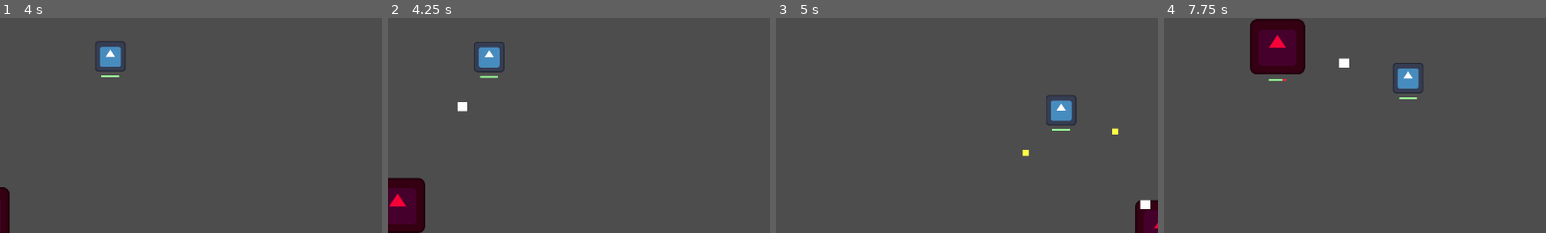
Above: before the commit, frames 1-4 (left to right).
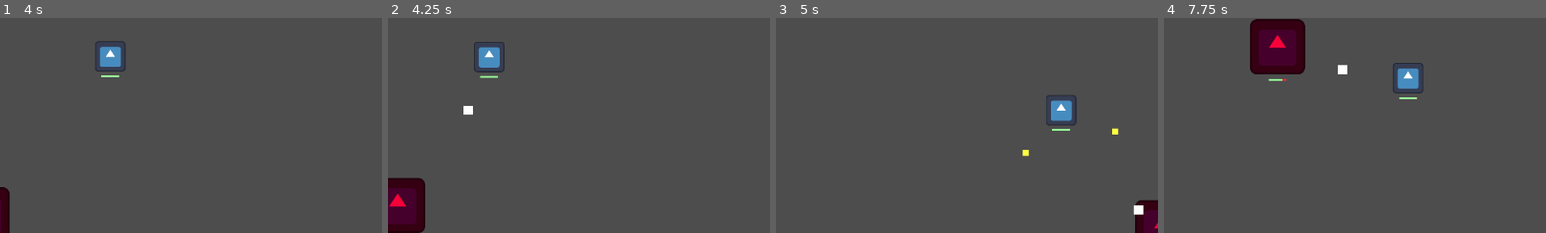
Above: after the commit, the same moments.

Repository: Vilkiy/Debt-Survivors
Game: Godot game, scene res://logic/game_handler/game_handler.tscn
Same seed, same stepped clock (60 frames per second), same inputs: the game is played once before the commit and once after it. The engine's default icon, where the game draws it, is replaced by a stand-in: a white triangle on a blue panel in a dark square.
Inputs (mouse positions are % of the whole screen's width and height, from its top left):
- Up to frame 1 (4 s): tap Enter at 0.5 s; move the mouse to (72, 45) at 0.52 s; hold D (move_right) 0.53-1.28 s; tap E (dash) every 0.75 s from 0.6 to 3.6 s; move the mouse to (30, 55) at 1.27 s; hold S (move_down) 1.28-2.03 s; move the mouse to (60, 28) at 2.02 s; hold D (move_right) 2.03-2.78 s; move the mouse to (45, 70) at 2.77 s; hold W (move_up) 2.78-3.53 s; move the mouse to (80, 65) at 3.52 s; hold A (move_left) from 3.53 s (still down)
- Up to frame 2 (4.25 s): keep holding A (move_left)
- Up to frame 3 (5 s): keep holding A (move_left); move the mouse to (20, 35) at 4.27 s; tap E (dash) at 4.35 s
- Up to frame 4 (7.75 s): move the mouse to (55, 50) at 5.02 s; release A (move_left) at 5.03 s; hold S (move_down) 5.03-5.78 s; tap E (dash) every 0.75 s from 5.1 to 7.35 s; move the mouse to (35, 25) at 5.77 s; hold D (move_right) 5.78-6.53 s; move the mouse to (72, 45) at 6.52 s; hold W (move_up) 6.53-7.28 s; move the mouse to (30, 55) at 7.27 s; hold D (move_right) from 7.28 s (still down)
The pictures show only the part of the screen within x 24-74%, y 34-84%; the shares and areas given below are measured in that part.

Frame 1 is identical in both runs. In frame 2, 0.2% of the frame differs, in the area x 18-23%, y 39-45%; in frame 3, 0.2%, in the area x 93-98%, y 84-92%; in frame 4, 0.2%.

Commit message:
Update projectile_shooter.gd

Diff:
--- a/logic/gameplay_elements/weapons/cooldown_weapons/projectile_shooter/projectile_shooter.gd
+++ b/logic/gameplay_elements/weapons/cooldown_weapons/projectile_shooter/projectile_shooter.gd
@@ -4,7 +4,7 @@
 const PROJECTILE :PackedScene = preload("uid://dxy5srsogv3fn")
 @onready var range_area: Area2D = $Range
 
-
+var spread_angle: float = 15.0  # degrees
 
 func _ready() -> void:
 	damage = 25.0
@@ -26,7 +26,7 @@
 		if e == null or not is_instance_valid(e):
 			continue
 		if e.dead:
-			return
+			continue
 
 
 		var d_sq := global_position.distance_squared_to(e.global_position)
@@ -39,6 +39,8 @@
 
 		GlobalVar.game_handler.add_child(projectile)
 		projectile.global_position = global_position
-		projectile.direction = (closest.global_position - projectile.global_position).normalized()
+		var base_direction = (closest.global_position - projectile.global_position).normalized()
+		var offset_radians = deg_to_rad(randf_range(-spread_angle, spread_angle))
+		projectile.direction = base_direction.rotated(offset_radians)
 		projectile.speed = projectile_speed
 		projectile.damage = damage
